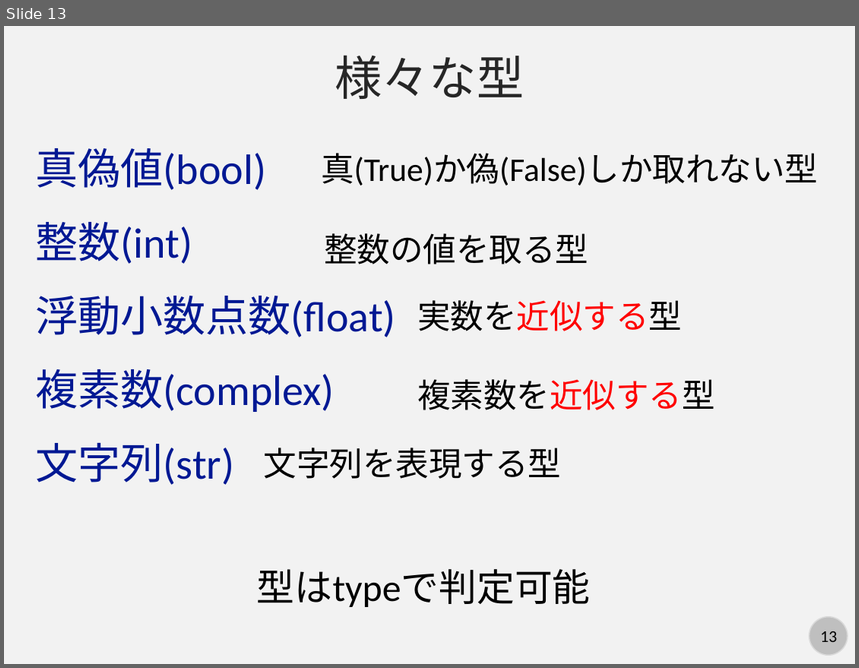
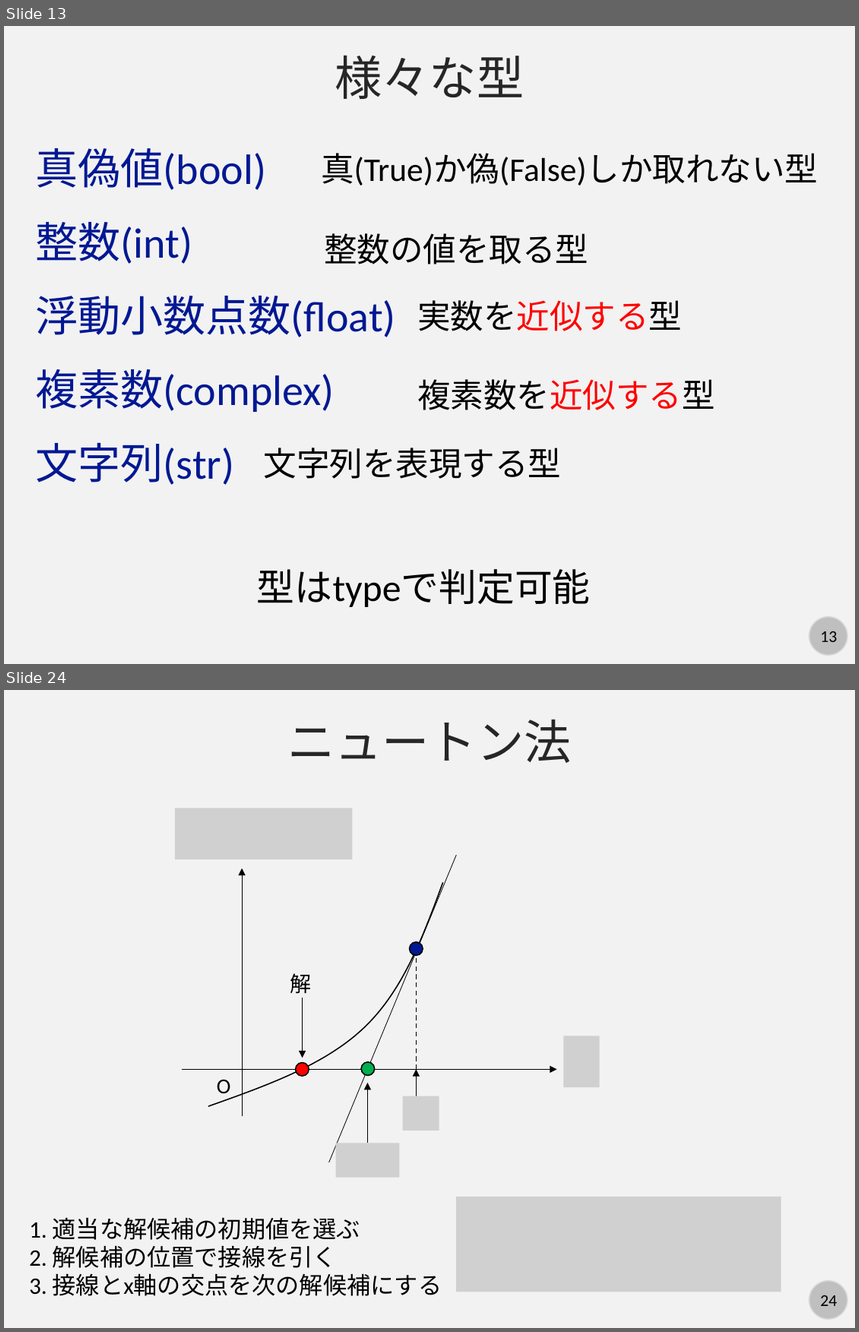
Before and after one commit to kaityo256/python_zero, a slide deck: basic/fig/slide.pptx. Shown one above the other, each under a label of ours: slide 13 before the commit, slides 13 and 24 after it; the slides between them are not shown. The pictures are 859x668 and 859x1332 pixels, drawn with LibreOffice and Linux fonts; fonts in the diff are those of the drawing; grey boxes stand for pictures. Boxes give left, top, right and bottom in pixels: in the first picture for what was removed or moved away, otherwise in the second. Text is boxed around its words. In the diff, an @@ line names an element or a change of style, - is before the commit and + after.

```diff
--- a/basic/fig/slide.pptx
+++ b/basic/fig/slide.pptx
@@ slide 24 added at [4,690,855,1328], background #F2F2F2; not listed: 2 template elements that a slide beside it also shows @@
@@ text added at [288,719,572,763], 40 pt, text #262626 @@
+ニュートン法
@@ picture added at [175,809,352,860] @@
@@ arrow added from (243, 1116) to (243, 869), #000000 0.5 pt @@
@@ line added from (456, 855) to (329, 1163), #000000 0.5 pt @@
@@ freeform shape added at [208,882,443,1106], outline #000000 1 pt @@
@@ ellipse added at [409,942,423,955], fill #011893, outline #000000 1 pt @@
@@ line added from (416, 1070) to (416, 955), #000000 1 pt dashed @@
@@ text added at [290,973,311,994], 18 pt, text #000000 @@
+解
@@ arrow added from (303, 997) to (303, 1058), #000000 0.5 pt @@
@@ picture added at [563,1036,599,1087] @@
@@ arrow added from (182, 1070) to (557, 1070), #000000 0.5 pt @@
@@ ellipse added at [296,1063,310,1076], fill #FF0000, outline #000000 1 pt @@
@@ ellipse added at [361,1062,375,1075], fill #00B050, outline #000000 1 pt @@
@@ arrow added from (416, 1103) to (416, 1070), #000000 0.5 pt @@
@@ text added at [217,1080,231,1099], 18 pt, text #000000 @@
+O
@@ arrow added from (367, 1143) to (367, 1083), #000000 0.5 pt @@
@@ picture added at [403,1096,439,1130] @@
@@ picture added at [336,1143,400,1177] @@
@@ picture added at [456,1196,781,1292] @@
@@ text added at [29,1218,442,1296], 20 pt, text #000000 @@
+1. 適当な解候補の初期値を選ぶ
+2. 解候補の位置で接線を引く
+3. 接線とx軸の交点を次の解候補にする
```
Also in this commit, not shown: 5 slides changed, 6 other slides added, 2 other files.
